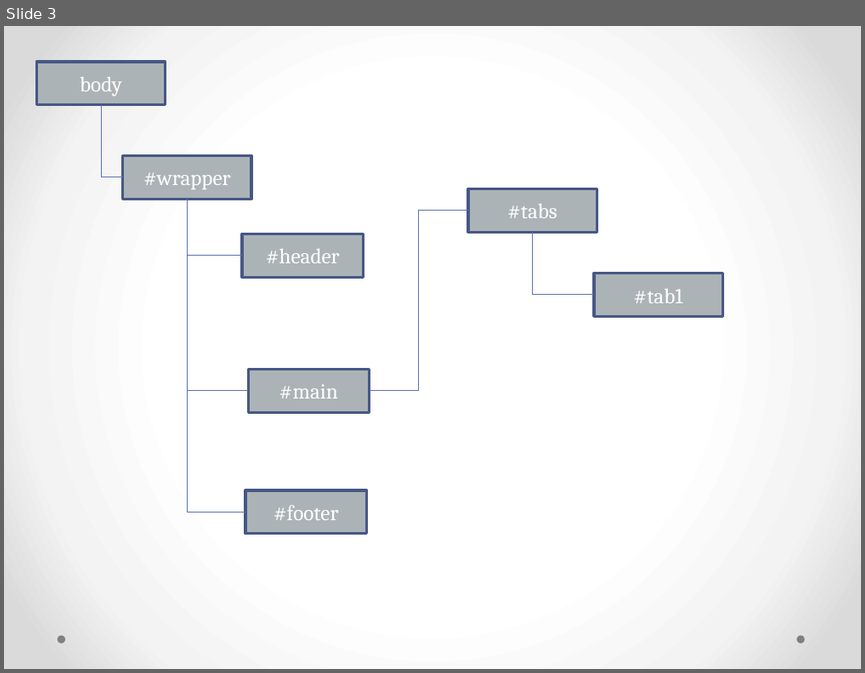
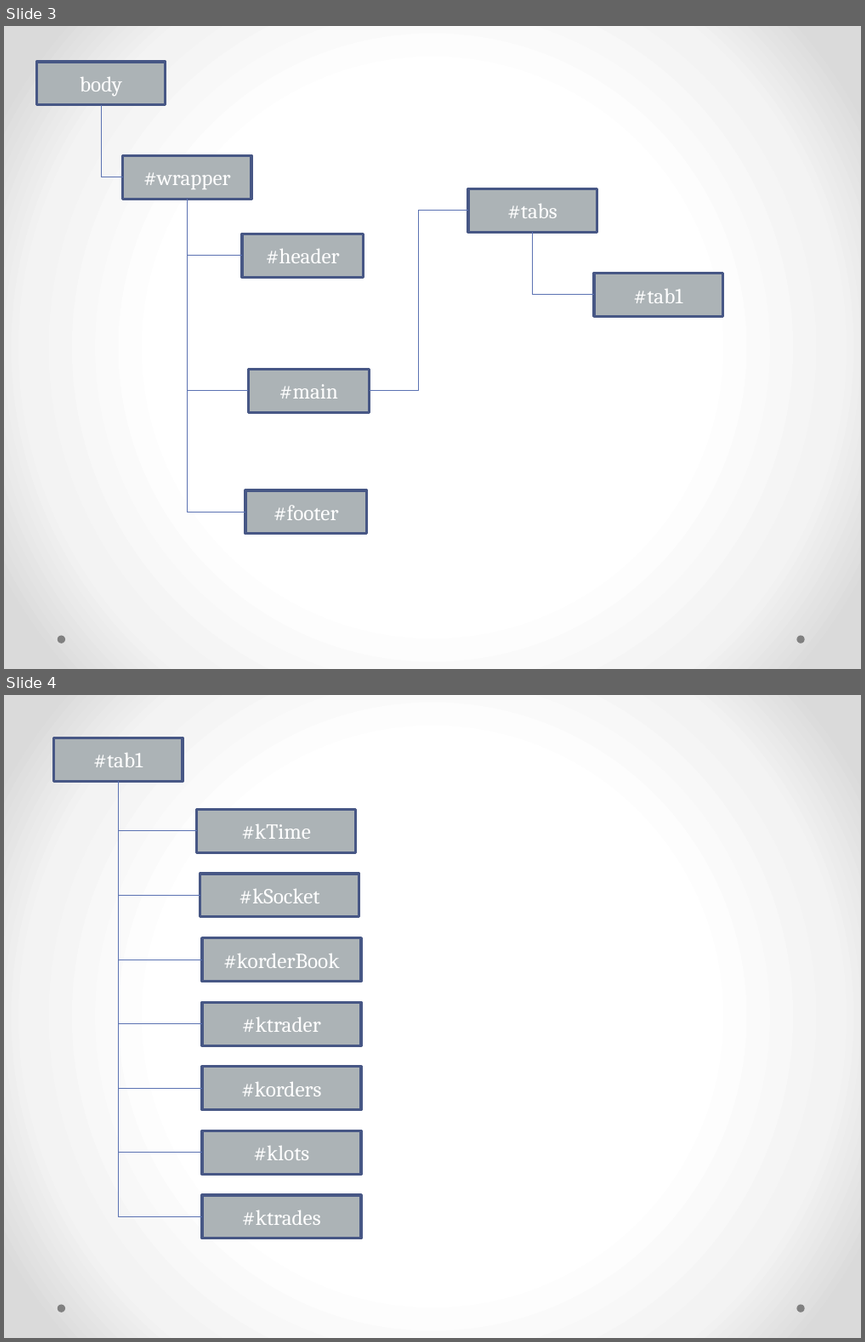
Before and after one commit to JamesLeB/Kevin, a slide deck: Document.pptx. Shown one above the other, each under a label of ours: slide 3 before the commit, slides 3 and 4 after it. The pictures are 865x673 and 865x1342 pixels, drawn with LibreOffice and Linux fonts; fonts in the diff are those of the drawing. Boxes give left, top, right and bottom in pixels: in the first picture for what was removed or moved away, otherwise in the second. Text is boxed around its words. In the diff, an @@ line names an element or a change of style, - is before the commit and + after.

```diff
--- a/Document.pptx
+++ b/Document.pptx
@@ slide 4 added at [4,695,861,1338], background gradient #FFFFFF to #F4F4F4 to #DADADA; not listed: 2 template elements that a slide beside it also shows @@
@@ rectangle added at [53,737,182,782], fill #ACB3B6, outline #475785 2.25 pt, 18 pt, text #FFFFFF @@
+#tab1
@@ elbow line added from (118, 782) to (197, 831), #5C72B2 0.75 pt @@
@@ elbow line added from (118, 782) to (200, 896), #5C72B2 0.75 pt @@
@@ elbow line added from (118, 782) to (202, 959), #5C72B2 0.75 pt @@
@@ elbow line added from (118, 782) to (202, 1024), #5C72B2 0.75 pt @@
@@ elbow line added from (118, 782) to (202, 1089), #5C72B2 0.75 pt @@
@@ elbow line added from (118, 782) to (202, 1152), #5C72B2 0.75 pt @@
@@ elbow line added from (118, 782) to (202, 1217), #5C72B2 0.75 pt @@
@@ rectangle added at [197,809,356,852], fill #ACB3B6, outline #475785 2.25 pt, 18 pt, text #FFFFFF @@
+#kTime
@@ rectangle added at [200,873,359,917], fill #ACB3B6, outline #475785 2.25 pt, 18 pt, text #FFFFFF @@
+#kSocket
@@ rectangle added at [202,937,361,981], fill #ACB3B6, outline #475785 2.25 pt, 18 pt, text #FFFFFF @@
+#korderBook
@@ rectangle added at [202,1002,361,1045], fill #ACB3B6, outline #475785 2.25 pt, 18 pt, text #FFFFFF @@
+#ktrader
@@ rectangle added at [202,1066,361,1110], fill #ACB3B6, outline #475785 2.25 pt, 18 pt, text #FFFFFF @@
+#korders
@@ rectangle added at [202,1130,361,1174], fill #ACB3B6, outline #475785 2.25 pt, 18 pt, text #FFFFFF @@
+#klots
@@ rectangle added at [202,1195,361,1238], fill #ACB3B6, outline #475785 2.25 pt, 18 pt, text #FFFFFF @@
+#ktrades
```
Also in this commit, not shown: 2 slides changed, 2 other slides added.
